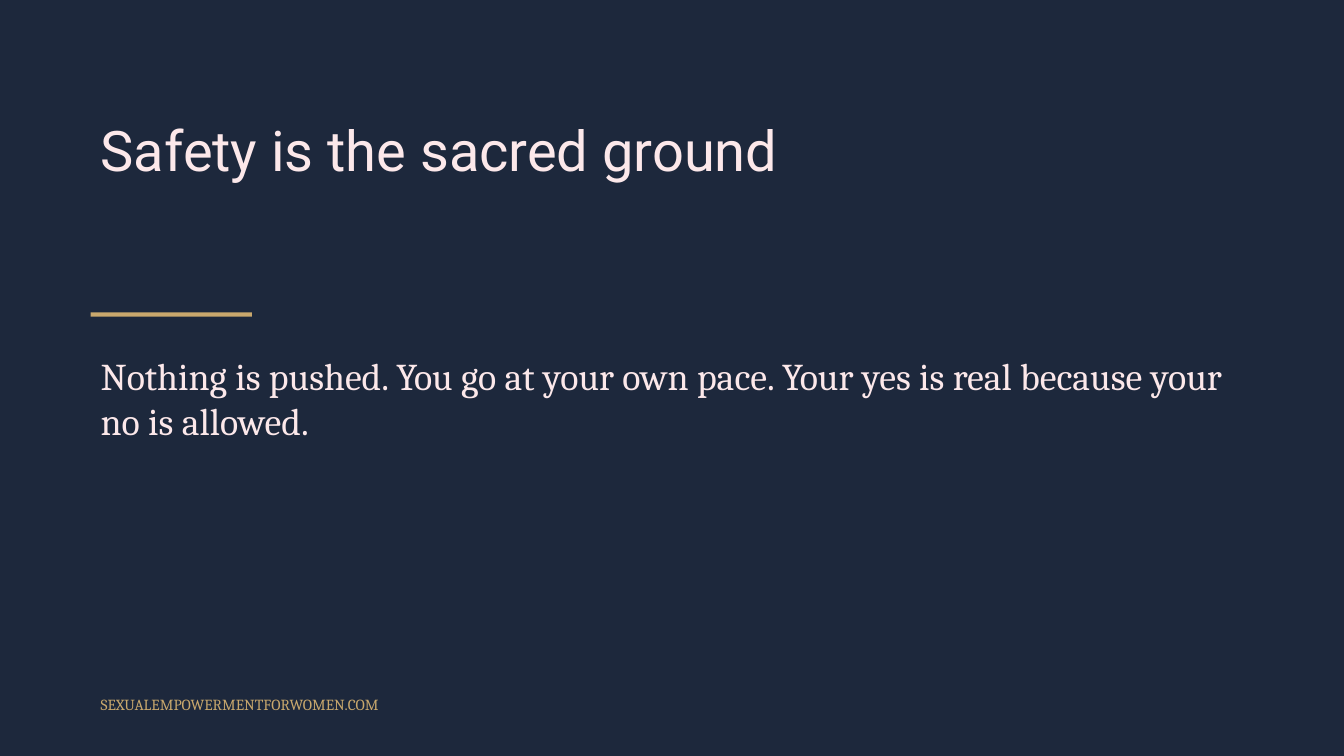
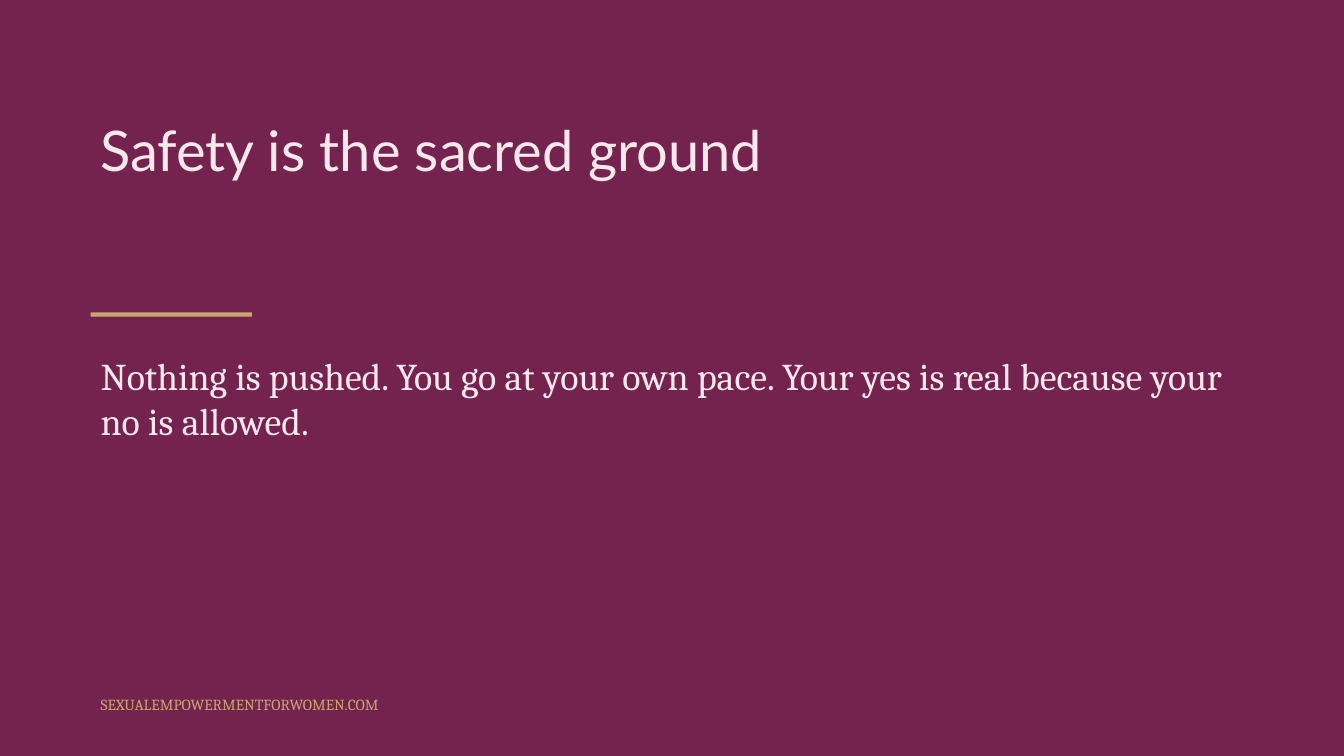
Before and after one commit to tarisha-starr/GitHub-folder, a slide deck: slide 9 of content/sessions/slides/Spirituality-and-Sexuality.pptx (slide 4 before the commit). Drawn at 1344x756 pixels with LibreOffice and Linux fonts; fonts in the diff are those of the drawing. Boxes give left, top, right and bottom in pixels: in the first picture for what was removed or moved away, otherwise in the second. Text is boxed around its words. In the diff, an @@ line names an element or a change of style, - is before the commit and + after.

```diff
--- a/content/sessions/slides/Spirituality-and-Sexuality.pptx
+++ b/content/sessions/slides/Spirituality-and-Sexuality.pptx
@@ background #1D283C to #74234F @@
@@ text "Safety is the sacred ground" at bbox=[101, 129, 762, 181]: font Roboto to Lato @@
```
Also in this commit, not shown: 18 other slides changed, 14 slides added, 2 slides removed, 3 other files.
